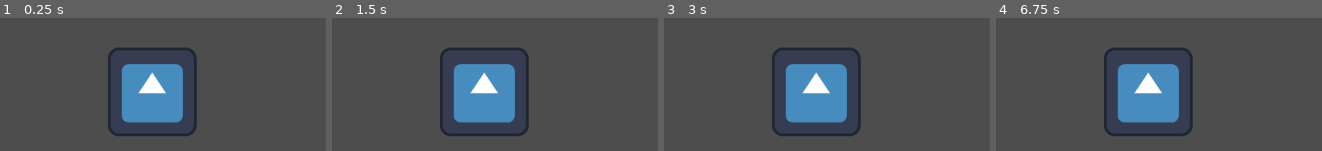
Above: before the commit, frames 1-4 (left to right).
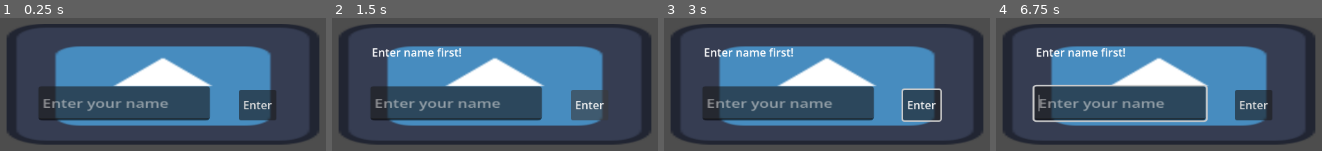
Above: after the commit, the same moments.

Repository: Alafandri/StardanceProject
Game: Godot game, scene res://main.tscn
Two runs of this game, one before a commit and one after it. Both use one fixed random seed, a clock stepped at 60 frames per second and the inputs below. Before the commit the project has no main scene; this scene is started directly in both runs. The engine's default icon, where the game draws it, is replaced by a stand-in: a white triangle on a blue panel in a dark square.
Inputs (mouse positions are in pixels of both pictures, inside the frame that each line leads up to):
- Up to frame 1 (0.25 s): no input
- Up to frame 2 (1.5 s): click (589, 104) at 0.5 s, where only the run after the commit has a clickable "Enter"; click (589, 104) at 1.25 s, where only the run after the commit has a clickable "Enter"
- Up to frame 3 (3 s): tap Enter at 2 s; move the mouse to (outside the picture) at 2.02 s; hold Right 2.03-2.78 s; tap Alt at 2.1 s; click (outside the picture) at 2.17 s; tap Space at 2.75 s; move the mouse to (670, 128) at 2.77 s; hold Down from 2.78 s (still down); tap Shift at 2.85 s
- Up to frame 4 (6.75 s): tap Enter at 3.5, 5 s; move the mouse to (outside the picture) at 3.52 s; release Down at 3.53 s; hold Right 3.53-4.28 s; tap Alt at 3.6, 5.1, 6.6 s; tap Space at 4.25, 5.75 s; move the mouse to (outside the picture) at 4.27 s; hold Up 4.28-5.03 s; tap Shift at 4.35, 5.85 s; click (outside the picture) at 4.42 s; move the mouse to (outside the picture) at 5.02 s; hold Left 5.03-6.53 s; move the mouse to (outside the picture) at 5.77 s; move the mouse to (1204, 107) at 6.52 s; hold Down from 6.53 s (still down); click (1204, 107) at 6.67 s

The runs differ from the first frame. In frame 1, 51% of the frame differs, in the area x 2-98%, y 4-96%; in frame 2, 51%; in frame 3, 51%; in frame 4, 51%.

Commit message:
little update

Diff:
--- /dev/null
+++ b/button.gd
@@ -0,0 +1,55 @@
+extends Button
+
+
+func _ready() -> void:
+	pass
+
+
+func _process(_delta: float) -> void:
+	pass
+
+
+
+
+func _on_pressed() -> void:
+	if $"../LineEdit".text == "":
+		$"../Label".text = "Enter name first!"
+		$"../LineEdit".text = ""
+	elif $"../LineEdit".text == " ":
+		$"../Label".text = "Enter name first!"
+		$"../LineEdit".text = ""
+	elif $"../LineEdit".text == "  ":
+		$"../Label".text = "Enter name first!"
+		$"../LineEdit".text = ""
+	elif $"../LineEdit".text == "   ":
+		$"../Label".text = "Enter name first!"
+		$"../LineEdit".text = ""
+	elif $"../LineEdit".text == "    ":
+		$"../Label".text = "Enter name first!"
+		$"../LineEdit".text = ""
+	elif $"../LineEdit".text == "     ":
+		$"../Label".text = "Enter name first!"
+		$"../LineEdit".text = ""
+	elif $"../LineEdit".text == "      ":
+		$"../Label".text = "Enter name first!"
+		$"../LineEdit".text = ""
+	elif $"../LineEdit".text == "       ":
+		$"../Label".text = "Enter name first!"
+		$"../LineEdit".text = ""
+	elif $"../LineEdit".text == "        ":
+		$"../Label".text = "Enter name first!"
+		$"../LineEdit".text = ""
+	elif $"../LineEdit".text == "         ":
+		$"../Label".text = "Enter name first!"
+		$"../LineEdit".text = ""
+	elif $"../LineEdit".text == "          ":
+		$"../Label".text = "Enter name first!"
+		$"../LineEdit".text = ""
+
+	else:
+		$"../Label".text = "Hello, " + $"../LineEdit".text + "!"
+		$"../LineEdit".visible = false
+		$".".visible = false
+		$"../Button2".visible = true
+
+# to whoever is reading this ik this is peak coding! Undertale and yandere sim coding be like. Don't judge me
--- /dev/null
+++ b/button2.gd
@@ -0,0 +1,4 @@
+extends Node
+
+func _on_pressed() -> void:
+	$"../..".visible = false
--- a/main.tscn
+++ b/main.tscn
@@ -1,8 +1,50 @@
 [gd_scene format=3 uid="uid://b4rdlxrxcbd20"]
 
 [ext_resource type="PackedScene" uid="uid://bfy8kfdcyuiwn" path="res://spritetest.tscn" id="2_0xm2m"]
+[ext_resource type="Script" uid="uid://bjrwnbxw2wogs" path="res://button.gd" id="2_h2yge"]
+[ext_resource type="Script" uid="uid://c20rr4ghb13rr" path="res://button2.gd" id="3_h2yge"]
 
 [node name="Node2D" type="Node2D" unique_id=414601868]
 
 [node name="Sprite2D" parent="." unique_id=683670845 instance=ExtResource("2_0xm2m")]
-position = Vector2(555, 301)
+position = Vector2(573, 289)
+scale = Vector2(3.52, 1.3599988)
+
+[node name="Stuff" type="Sprite2D" parent="Sprite2D" unique_id=835215249]
+position = Vector2(-162.78409, -212.50018)
+scale = Vector2(0.2840909, 0.73529476)
+
+[node name="LineEdit" type="LineEdit" parent="Sprite2D/Stuff" unique_id=735412961]
+offset_left = 389.99997
+offset_top = 295.0
+offset_right = 565.4274
+offset_bottom = 340.98563
+scale = Vector2(1.4079897, 1.0676934)
+placeholder_text = "Enter your name"
+max_length = 10
+
+[node name="Label" type="Label" parent="Sprite2D/Stuff" unique_id=869857479]
+offset_left = 392.0
+offset_top = 234.0
+offset_right = 570.0
+offset_bottom = 271.0
+
+[node name="Button" type="Button" parent="Sprite2D/Stuff" unique_id=428326066]
+offset_left = 679.0
+offset_top = 300.0
+offset_right = 733.0
+offset_bottom = 344.0
+text = "Enter"
+script = ExtResource("2_h2yge")
+
+[node name="Button2" type="Button" parent="Sprite2D/Stuff" unique_id=1808717274]
+visible = false
+offset_left = 516.0
+offset_top = 290.0
+offset_right = 593.0
+offset_bottom = 334.0
+text = "contiune"
+script = ExtResource("3_h2yge")
+
+[connection signal="pressed" from="Sprite2D/Stuff/Button" to="Sprite2D/Stuff/Button" method="_on_pressed"]
+[connection signal="pressed" from="Sprite2D/Stuff/Button2" to="Sprite2D/Stuff/Button2" method="_on_pressed"]
--- a/project.godot
+++ b/project.godot
@@ -11,6 +11,7 @@
 [application]
 
 config/name="StardanceProject"
+run/main_scene="uid://b4rdlxrxcbd20"
 config/features=PackedStringArray("4.6", "Forward Plus")
 config/icon="res://icon.svg"
 
Not shown, added: button.gd.uid
Not shown, added: button2.gd.uid
